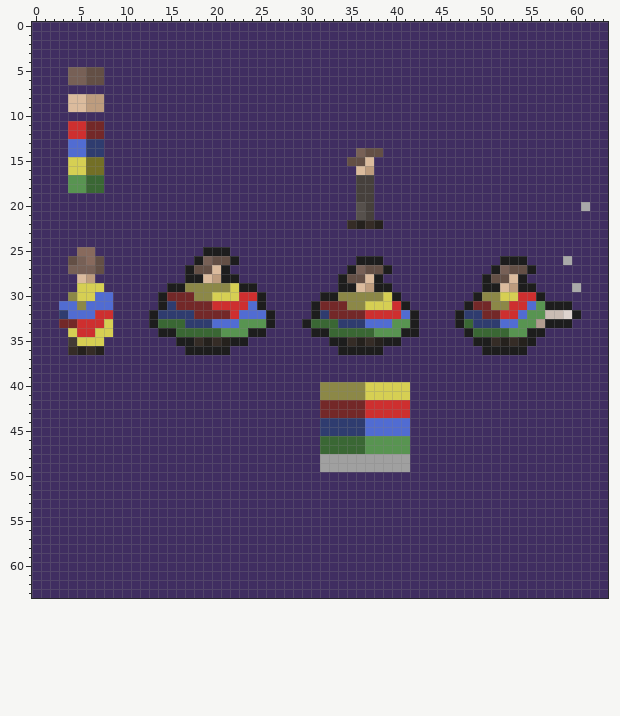
Edited in one commit: pixel-art file (Processing/[..]Games/Hombre/poncho.aseprite). The picture above is the old version.
64x64 pixels, 1 frame.
Once edited:
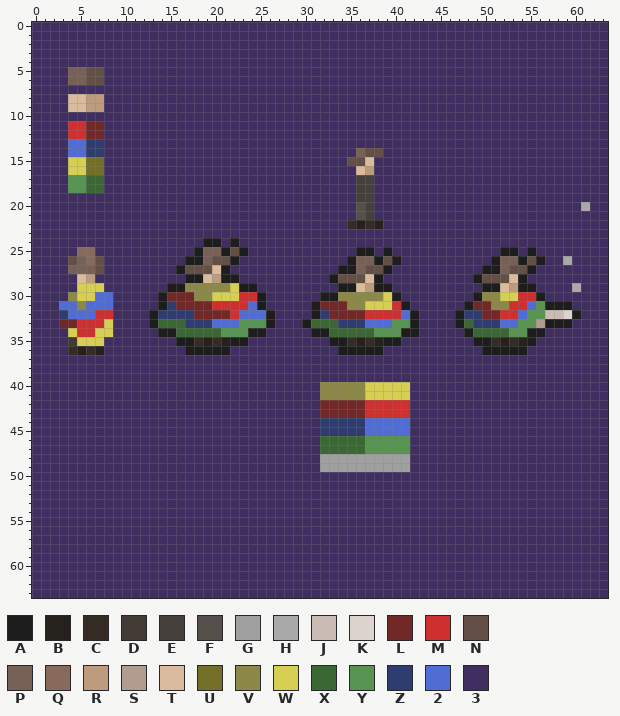
Palette (. is transparent): A #1d1d1d  B #25211d  C #352c26  D #423a35  E #46403c  F #56504c  G #a0a0a0  H #a9a9a9  J #cabcb4  K #ded4cf  L #732828  M #ce2f2f  N #634f45  P #776056  Q #886a5d  R #bd9c7e  S #b19c8f  T #dbbb9d  U #736f26  V #8c8847  W #d6cf53  X #3a6734  Y #589451  Z #2f3c6f  2 #516cd2  3 #402e61
What changed:
{"where": "layer \"Layer 2\""}
{"y":24,"x":19,"old":"33","new":"AA"}
{"y":24,"x":22,"old":"3","new":"A"}
{"y":25,"x":18,"old":"3AA","new":"APP"}
{"y":25,"x":22,"old":"33","new":"NA"}
{"y":25,"x":36,"old":"33","new":"AA"}
{"y":25,"x":39,"old":"3","new":"A"}
{"y":25,"x":52,"old":"33","new":"AA"}
{"y":25,"x":55,"old":"3","new":"A"}
{"y":26,"x":17,"old":"3","new":"A"}
{"y":26,"x":35,"old":"3AA","new":"APP"}
{"y":26,"x":39,"old":"33","new":"NA"}
{"y":26,"x":51,"old":"3AA","new":"APP"}
{"y":26,"x":55,"old":"33","new":"NA"}
{"y":27,"x":16,"old":"3A","new":"AN"}
{"y":27,"x":34,"old":"3","new":"A"}
{"y":27,"x":50,"old":"3","new":"A"}
{"y":28,"x":33,"old":"3A","new":"AN"}
{"y":28,"x":49,"old":"3A","new":"AN"}
{"label":"changed","picture_box":[176,238,248,274]}
{"label":"changed","picture_box":[329,247,401,283]}
{"label":"changed","picture_box":[473,247,545,283]}
